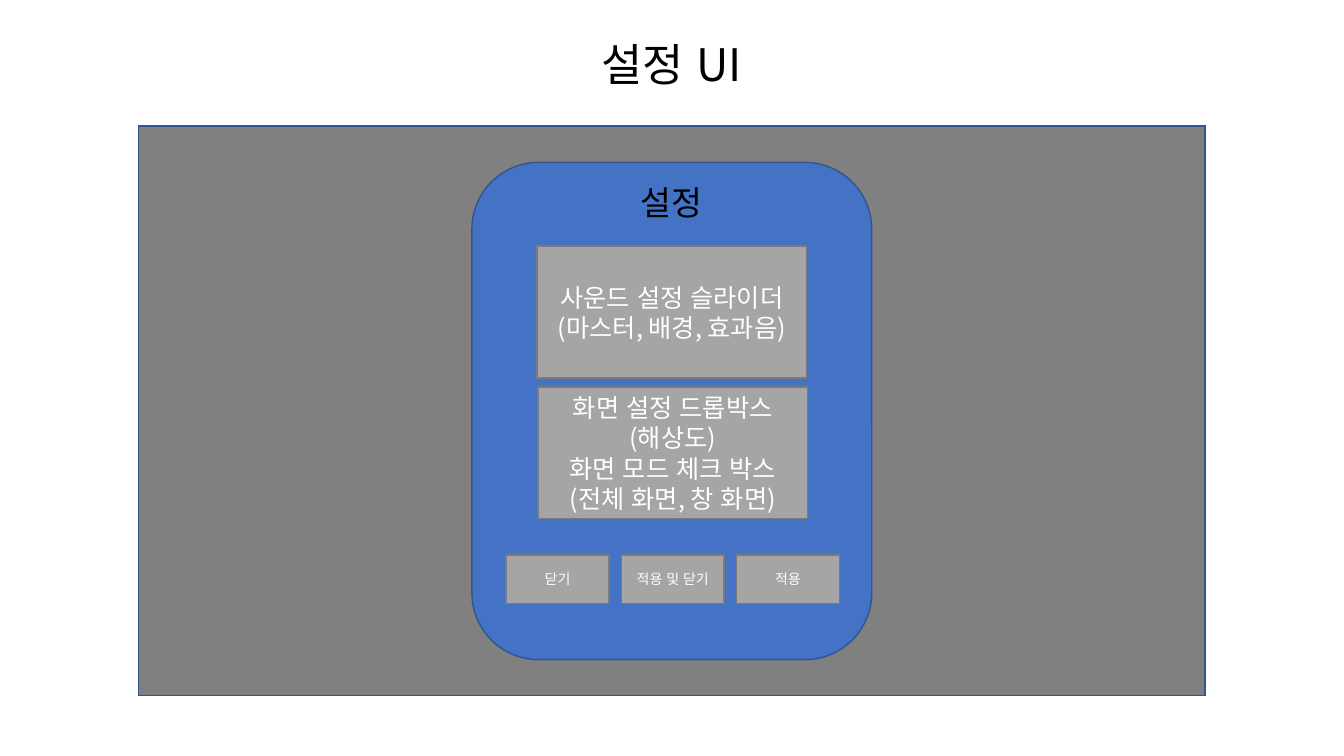
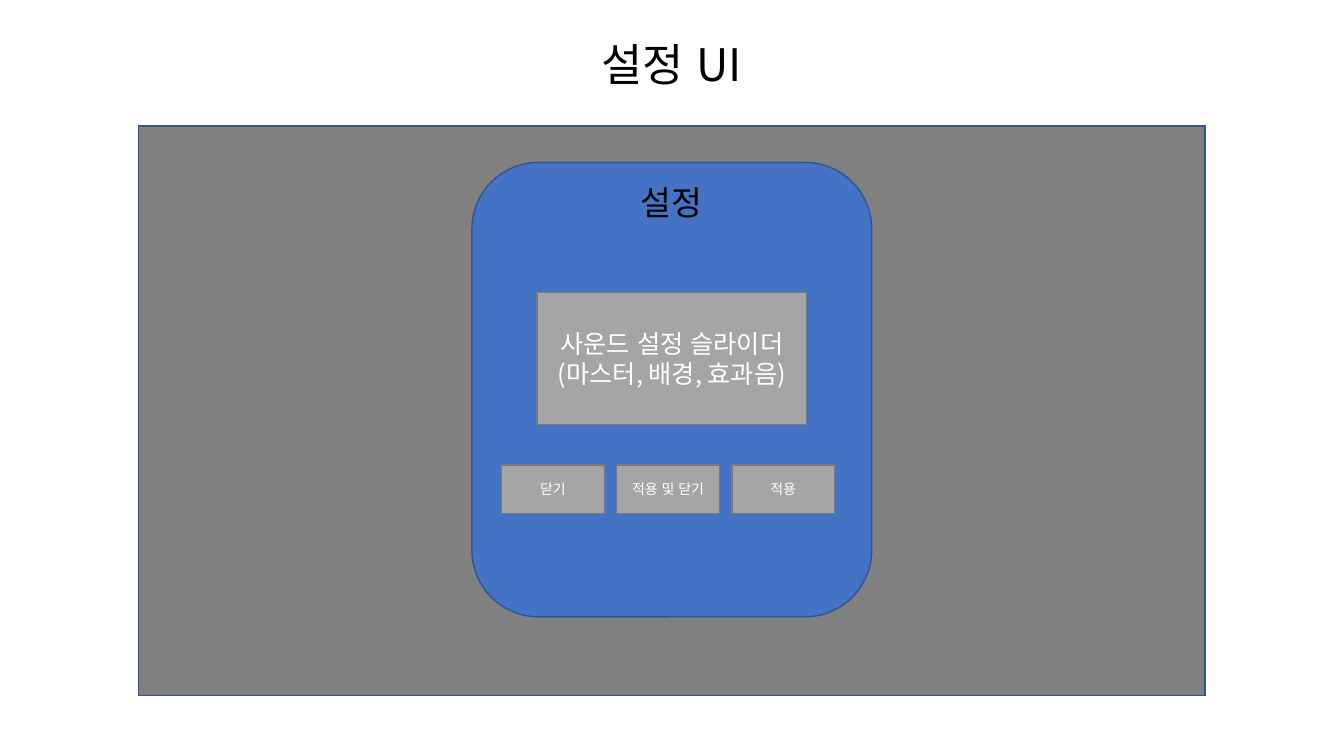
Before and after one commit to hyeon11ok/Sparta_MiniGame, a slide deck: slide 5 of 와이어프레임.pptx. Drawn at 1344x756 pixels with LibreOffice and Linux fonts; fonts in the diff are those of the drawing. Boxes give left, top, right and bottom in pixels: in the first picture for what was removed or moved away, otherwise in the second. Text is boxed around its words. In the diff, an @@ line names an element or a change of style, - is before the commit and + after.

```diff
--- a/와이어프레임.pptx
+++ b/와이어프레임.pptx
@@ rounded rectangle: place and size @@
-rounded rectangle at (472,162,872,659)
+rounded rectangle at (472,162,872,617)
@@ rectangle "사운드 설정 슬라이더": place and size @@
-rectangle "사운드 설정 슬라이더" at (537,246,807,378)
+rectangle "사운드 설정 슬라이더" at (537,292,807,424)
@@ rectangle removed at (538,387,808,519) @@
-화면 설정 드롭박스
-(해상도)
-화면 모드 체크 박스
-(전체 화면, 창 화면)
@@ 3 rectangles: place and size @@
-3 rectangles at (506,556,840,604)
+3 rectangles at (501,465,835,513)
```
Also in this commit, not shown: 3 other slides changed, 1 other file.
